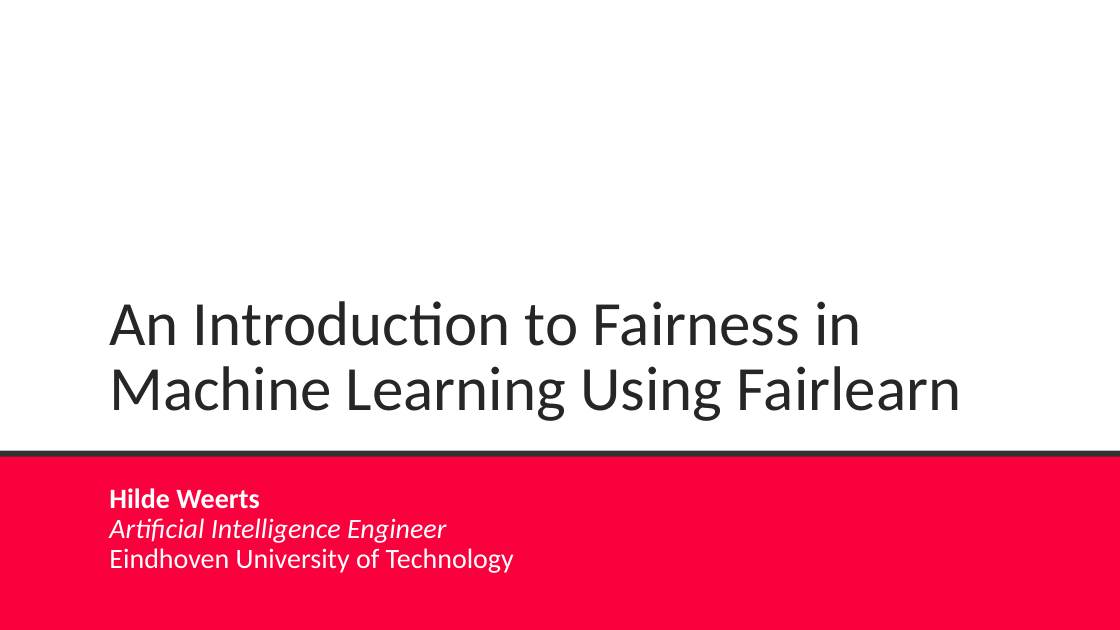
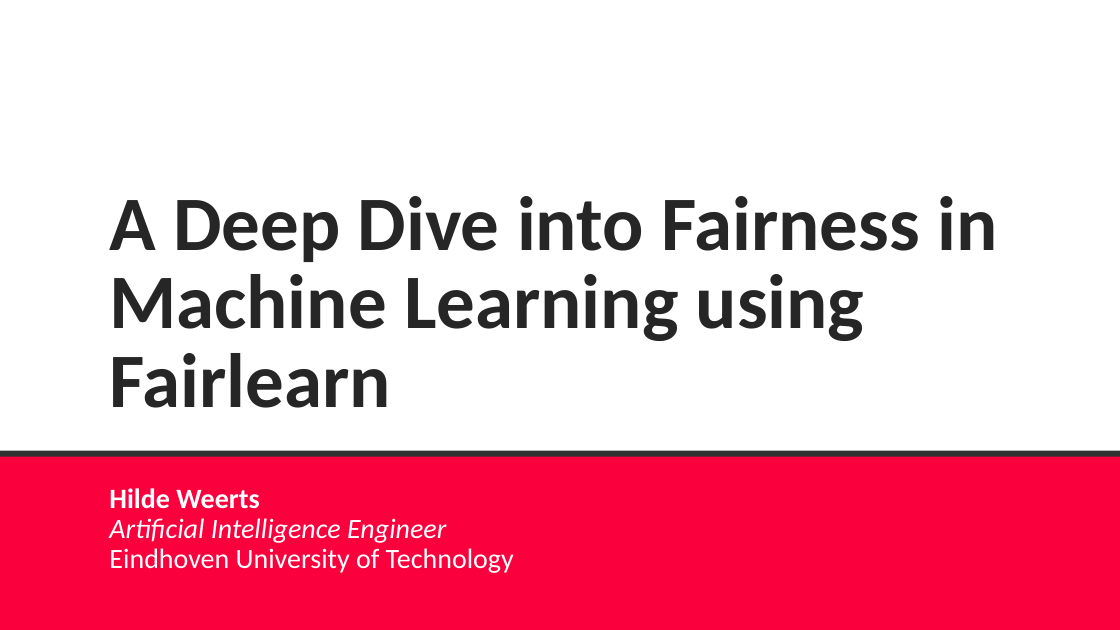
Before and after one commit to pyladiesams/ml-fairness-advanced-feb2022, a slide deck: slide 1 of workshop/fairnessadvanced.pptx. Drawn at 1120x630 pixels with LibreOffice and Linux fonts; fonts in the diff are those of the drawing. Boxes give left, top, right and bottom in pixels: in the first picture for what was removed or moved away, otherwise in the second. Text is boxed around its words. In the diff, an @@ line names an element or a change of style, - is before the commit and + after.

```diff
--- a/workshop/fairnessadvanced.pptx
+++ b/workshop/fairnessadvanced.pptx
@@ title at box(109, 196, 997, 408): text changed; size 54 to 66 pt; bold on @@
-An Introduction to Fairness in Machine Learning Using Fairlearn
+A Deep Dive into Fairness in Machine Learning using Fairlearn
```
Also in this commit, not shown: 1 other file.
